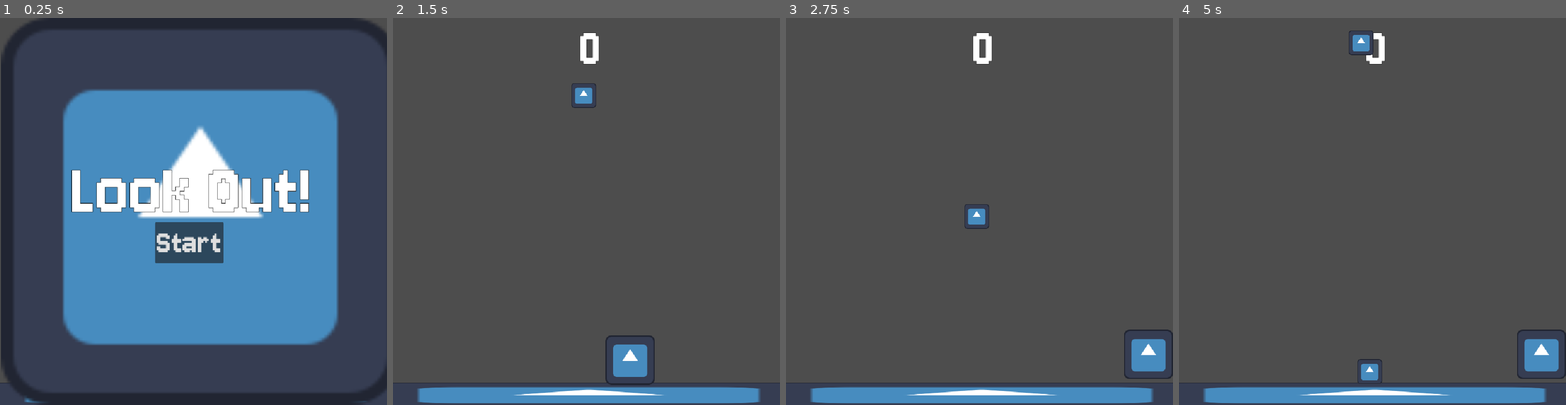
Above: before the commit, frames 1-4 (left to right).
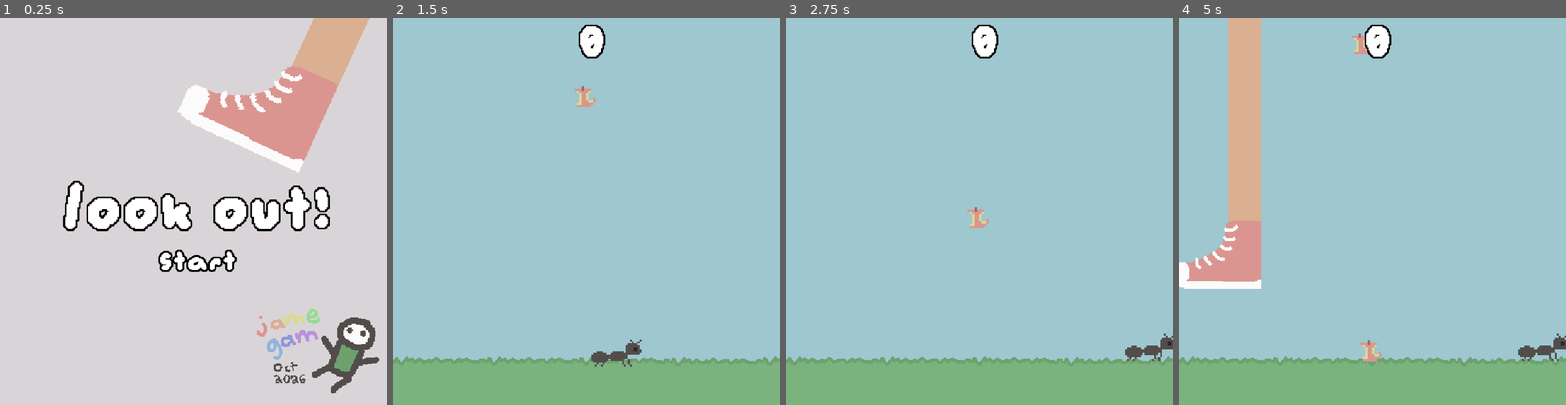
Above: after the commit, the same moments.

Repository: BeeeY/Look-Out
Game: Godot game, scene res://main.tscn
Two runs of this game, one before a commit and one after it. Both use one fixed random seed, a clock stepped at 60 frames per second and the inputs below. The engine's default icon, where the game draws it, is replaced by a stand-in: a white triangle on a blue panel in a dark square.
Inputs (mouse positions are in pixels of both pictures, inside the frame that each line leads up to):
- Up to frame 1 (0.25 s): no input
- Up to frame 2 (1.5 s): click "Start" at 0.5 s; tap Enter at 1.25 s; move the mouse to (671, 192) at 1.27 s; hold D (right) from 1.28 s (still down); tap Alt at 1.35 s; click (671, 192) at 1.42 s
- Up to frame 3 (2.75 s): keep holding D (right); tap Space (jump) at 1.52, 2.27 s; move the mouse to (902, 230) at 2.02 s; tap Shift at 2.1 s
- Up to frame 4 (5 s): move the mouse to (1411, 126) at 2.77 s; release D (right) at 2.78 s; hold A (left) 2.78-3.53 s; tap Alt at 2.85, 4.35 s; move the mouse to (1353, 288) at 3.52 s; hold D (right) from 3.53 s (still down); tap Shift at 3.6 s; click (1353, 288) at 3.67 s; tap Space (jump) at 3.77, 4.52 s; move the mouse to (1488, 269) at 4.27 s

The runs differ from the first frame. In frame 1, 98% of the frame differs, in the area x 0-100%, y 0-100%; in frame 2, 100%; in frame 3, 100%; in frame 4, 100%.

Commit message:
new sprites & music

Diff:
--- a/crumbs.tscn
+++ b/crumbs.tscn
@@ -1,40 +1,34 @@
 [gd_scene format=3 uid="uid://c436bxdwn6rbh"]
 
 [ext_resource type="Script" uid="uid://ddoob5uj82wk2" path="res://crumbs.gd" id="1_8wtoh"]
-[ext_resource type="Texture2D" uid="uid://dpjbn47dx0eq6" path="res://icon.svg" id="1_nb0pw"]
+[ext_resource type="Texture2D" uid="uid://benit2g6413p0" path="res://assets/Half Eaten Fruits2.png" id="2_31r6n"]
+[ext_resource type="Texture2D" uid="uid://uqi575gpgq50" path="res://assets/Half Eaten Fruits3.png" id="3_xk4ai"]
+[ext_resource type="Texture2D" uid="uid://dh7j8ydmbl7re" path="res://assets/Half Eaten Fruits1.png" id="4_ljjlx"]
 
 [sub_resource type="SpriteFrames" id="SpriteFrames_glgfw"]
 animations = [{
 "frames": [{
 "duration": 1.0,
-"texture": ExtResource("1_nb0pw")
+"texture": ExtResource("2_31r6n")
 }],
 "loop": 1,
-"name": &"Food1",
+"name": &"Apple",
 "speed": 5.0
 }, {
 "frames": [{
 "duration": 1.0,
-"texture": ExtResource("1_nb0pw")
+"texture": ExtResource("3_xk4ai")
 }],
 "loop": 1,
-"name": &"Food2",
+"name": &"Banana",
 "speed": 5.0
 }, {
 "frames": [{
 "duration": 1.0,
-"texture": ExtResource("1_nb0pw")
+"texture": ExtResource("4_ljjlx")
 }],
 "loop": 1,
-"name": &"Food3",
-"speed": 5.0
-}, {
-"frames": [{
-"duration": 1.0,
-"texture": ExtResource("1_nb0pw")
-}],
-"loop": 1,
-"name": &"WarningCrumb",
+"name": &"Watermelon",
 "speed": 5.0
 }]
 
@@ -46,9 +40,9 @@
 script = ExtResource("1_8wtoh")
 
 [node name="AnimatedSprite2D" type="AnimatedSprite2D" parent="." unique_id=2089020292]
-scale = Vector2(0.5, 0.5)
+scale = Vector2(6, 6)
 sprite_frames = SubResource("SpriteFrames_glgfw")
-animation = &"Food1"
+animation = &"Apple"
 
 [node name="CollisionShape2D" type="CollisionShape2D" parent="." unique_id=793003060]
 shape = SubResource("RectangleShape2D_glgfw")
--- a/feet.gd
+++ b/feet.gd
@@ -13,18 +13,43 @@
 
 
 func stomp():
+	$AnimatedSprite2D.animation = "Stomp Warning"
+	await get_tree().create_timer(1.0).timeout
+	$AnimatedSprite2D.animation = "Foot"
+
 	var tween =  create_tween()
-	tween.tween_property(self, "position:y", position.y + 1000, 0.5)
+	tween.tween_property(self, "position:y", position.y + 1800, 0.5)
 	tween.tween_interval(0.4)
-	tween.tween_property(self, "position:y", position.y - 1000, 3)
+	tween.tween_property(self, "position:y", position.y - 1800, 3)
 	tween.tween_callback(queue_free)
 
 
-func slide():
-	var tween =  create_tween()
-	tween.tween_property(self, "position:y", position.y + 1000, 0.5)
-	tween.tween_interval(0.4)
-	tween.tween_property(self, "position:x", position.x + 700, 0.5)
-	tween.tween_interval(0.5)
-	tween.tween_property(self, "position:y", position.y - 1000, 3)
-	tween.tween_callback(queue_free)
+func slide(direction):
+
+	if direction == 0:
+		$AnimatedSprite2D.flip_h = false
+		$AnimatedSprite2D.animation = "Slide Warning"
+		await get_tree().create_timer(1.0).timeout
+		$AnimatedSprite2D.animation = "Foot"
+
+		var tween =  create_tween()
+		tween.tween_property(self, "position:y", position.y + 1800, 0.5)
+		tween.tween_interval(0.5)
+		tween.tween_property(self, "position:x", position.x + 850, 0.8)
+		tween.tween_interval(0.4)
+		tween.tween_property(self, "position:y", position.y - 1800, 3)
+		tween.tween_callback(queue_free)
+
+	else:
+		$AnimatedSprite2D.flip_h = true
+		$AnimatedSprite2D.animation = "Slide Warning"
+		await get_tree().create_timer(1.0).timeout
+		$AnimatedSprite2D.animation = "Foot"
+
+		var tween =  create_tween()
+		tween.tween_property(self, "position:y", position.y + 1800, 0.5)
+		tween.tween_interval(0.5)
+		tween.tween_property(self, "position:x", position.x - 850, 0.8)
+		tween.tween_interval(0.4)
+		tween.tween_property(self, "position:y", position.y - 1800, 3)
+		tween.tween_callback(queue_free)
--- a/feet.tscn
+++ b/feet.tscn
@@ -1,20 +1,51 @@
 [gd_scene format=3 uid="uid://dva6uswe6wemq"]
 
 [ext_resource type="Script" uid="uid://cyqexevdh66h2" path="res://feet.gd" id="1_t0unw"]
-[ext_resource type="Texture2D" uid="uid://dpjbn47dx0eq6" path="res://icon.svg" id="2_jf4qj"]
+[ext_resource type="Texture2D" uid="uid://ctyd8afph008l" path="res://assets/Feet but Better4.png" id="2_mm8dw"]
+[ext_resource type="Texture2D" uid="uid://cd4e8lbpb8xfj" path="res://assets/Feet but Better2.png" id="3_vcyu5"]
+[ext_resource type="Texture2D" uid="uid://degp562hunj5h" path="res://assets/Feet but Better1.png" id="4_e4el6"]
+
+[sub_resource type="SpriteFrames" id="SpriteFrames_glgfw"]
+animations = [{
+"frames": [{
+"duration": 1.0,
+"texture": ExtResource("2_mm8dw")
+}],
+"loop": 1,
+"name": &"Foot",
+"speed": 5.0
+}, {
+"frames": [{
+"duration": 1.0,
+"texture": ExtResource("3_vcyu5")
+}],
+"loop": 1,
+"name": &"Slide Warning",
+"speed": 5.0
+}, {
+"frames": [{
+"duration": 1.0,
+"texture": ExtResource("4_e4el6")
+}],
+"loop": 1,
+"name": &"Stomp Warning",
+"speed": 5.0
+}]
 
 [sub_resource type="RectangleShape2D" id="RectangleShape2D_glgfw"]
-size = Vector2(300, 80)
+size = Vector2(70, 20)
 
 [node name="Feet" type="CharacterBody2D" unique_id=1437284832]
-position = Vector2(159, -41)
 collision_layer = 2
 script = ExtResource("1_t0unw")
 metadata/_edit_group_ = true
 
-[node name="Sprite2D" type="Sprite2D" parent="." unique_id=1869574075]
-scale = Vector2(2.5, 0.75)
-texture = ExtResource("2_jf4qj")
+[node name="AnimatedSprite2D" type="AnimatedSprite2D" parent="." unique_id=313532384]
+position = Vector2(0, 30)
+scale = Vector2(3, 3)
+sprite_frames = SubResource("SpriteFrames_glgfw")
+animation = &"Slide Warning"
 
 [node name="CollisionShape2D" type="CollisionShape2D" parent="." unique_id=1443559315]
+scale = Vector2(3, 3)
 shape = SubResource("RectangleShape2D_glgfw")
--- a/hud.gd
+++ b/hud.gd
@@ -1,4 +1,4 @@
-extends Node2D
+extends CanvasLayer
 
 signal start_game
 
@@ -26,6 +26,7 @@
 	$GameOver.show()
 	$GameOverScore.text = "Crumbs : " + str(Score)
 	$GameOverScore.show()
+	$TitleBackground.show()
 	Score = 0
 	$Start.text = "Try Again?"
 	$Start.show()
--- a/hud.tscn
+++ b/hud.tscn
@@ -2,15 +2,85 @@
 
 [ext_resource type="Script" uid="uid://dexmovf06yks6" path="res://hud.gd" id="1_64ctp"]
 [ext_resource type="Theme" uid="uid://cb0eanfay5lgv" path="res://new_theme.tres" id="2_8sq4i"]
-[ext_resource type="Texture2D" uid="uid://dpjbn47dx0eq6" path="res://icon.svg" id="2_640wx"]
+[ext_resource type="Texture2D" uid="uid://mx7j07mydmyx" path="res://assets/Look Out Backgrounds1.png" id="2_640wx"]
 
-[node name="Hud" type="Node2D" unique_id=996519723]
+[sub_resource type="StyleBoxFlat" id="StyleBoxFlat_a2258"]
+content_margin_left = 4.0
+content_margin_top = 4.0
+content_margin_right = 4.0
+content_margin_bottom = 4.0
+bg_color = Color(1, 1, 1, 0)
+corner_radius_top_left = 3
+corner_radius_top_right = 3
+corner_radius_bottom_right = 3
+corner_radius_bottom_left = 3
+corner_detail = 5
+
+[sub_resource type="StyleBoxFlat" id="StyleBoxFlat_640wx"]
+content_margin_left = 4.0
+content_margin_top = 4.0
+content_margin_right = 4.0
+content_margin_bottom = 4.0
+bg_color = Color(0, 0, 0, 0.6)
+corner_radius_top_left = 3
+corner_radius_top_right = 3
+corner_radius_bottom_right = 3
+corner_radius_bottom_left = 3
+corner_detail = 5
+
+[sub_resource type="StyleBoxFlat" id="StyleBoxFlat_8sq4i"]
+content_margin_left = 4.0
+content_margin_top = 4.0
+content_margin_right = 4.0
+content_margin_bottom = 4.0
+bg_color = Color(0.22352941, 0.22352941, 0.22352941, 0)
+corner_radius_top_left = 3
+corner_radius_top_right = 3
+corner_radius_bottom_right = 3
+corner_radius_bottom_left = 3
+corner_detail = 5
+
+[sub_resource type="StyleBoxFlat" id="StyleBoxFlat_1xsix"]
+content_margin_left = 4.0
+content_margin_top = 4.0
+content_margin_right = 4.0
+content_margin_bottom = 4.0
+bg_color = Color(0.101960786, 0.101960786, 0.101960786, 0)
+corner_radius_top_left = 3
+corner_radius_top_right = 3
+corner_radius_bottom_right = 3
+corner_radius_bottom_left = 3
+corner_detail = 5
+
+[sub_resource type="StyleBoxFlat" id="StyleBoxFlat_rftc2"]
+content_margin_left = 4.0
+content_margin_top = 4.0
+content_margin_right = 4.0
+content_margin_bottom = 4.0
+bg_color = Color(1, 1, 1, 0.75)
+draw_center = false
+border_width_left = 2
+border_width_top = 2
+border_width_right = 2
+border_width_bottom = 2
+corner_radius_top_left = 3
+corner_radius_top_right = 3
+corner_radius_bottom_right = 3
+corner_radius_bottom_left = 3
+corner_detail = 5
+expand_margin_left = 2.0
+expand_margin_top = 2.0
+expand_margin_right = 2.0
+expand_margin_bottom = 2.0
+
+[node name="Hud" type="CanvasLayer" unique_id=1639212012]
 script = ExtResource("1_64ctp")
 
 [node name="TitleBackground" type="Sprite2D" parent="." unique_id=1617295312]
-position = Vector2(518, 499.49994)
-scale = Vector2(8.046875, 7.8203115)
+position = Vector2(500, 500)
+scale = Vector2(2, 2)
 texture = ExtResource("2_640wx")
+metadata/_edit_lock_ = true
 
 [node name="Score" type="Label" parent="." unique_id=1316239618]
 offset_left = 484.0
@@ -22,40 +92,45 @@
 horizontal_alignment = 1
 
 [node name="Title" type="Label" parent="." unique_id=299679980]
-offset_left = 186.0
-offset_top = 340.0
-offset_right = 786.0
-offset_bottom = 448.0
+offset_left = 168.0
+offset_top = 410.0
+offset_right = 864.0
+offset_bottom = 602.0
 theme = ExtResource("2_8sq4i")
 theme_override_font_sizes/font_size = 200
 text = "Look Out!"
 horizontal_alignment = 1
 
 [node name="GameOver" type="Label" parent="." unique_id=1057745601]
-offset_left = 237.0
-offset_top = 325.0
-offset_right = 727.0
-offset_bottom = 487.0
+offset_left = 231.0
+offset_top = 406.0
+offset_right = 795.0
+offset_bottom = 568.0
 theme = ExtResource("2_8sq4i")
 text = "Squished!"
 horizontal_alignment = 1
 
 [node name="GameOverScore" type="Label" parent="." unique_id=628951405]
-offset_left = 296.0
-offset_top = 456.0
-offset_right = 656.0
-offset_bottom = 564.0
+offset_left = 249.0
+offset_top = 523.0
+offset_right = 769.0
+offset_bottom = 631.0
 theme = ExtResource("2_8sq4i")
 theme_override_font_sizes/font_size = 70
 text = "Crumbs : 0"
 horizontal_alignment = 1
 
 [node name="Start" type="Button" parent="." unique_id=557114002]
-offset_left = 401.0
-offset_top = 528.0
-offset_right = 578.0
-offset_bottom = 634.0
+offset_left = 187.0
+offset_top = 553.0
+offset_right = 842.0
+offset_bottom = 714.0
 theme = ExtResource("2_8sq4i")
+theme_override_styles/normal = SubResource("StyleBoxFlat_a2258")
+theme_override_styles/pressed = SubResource("StyleBoxFlat_640wx")
+theme_override_styles/hover = SubResource("StyleBoxFlat_8sq4i")
+theme_override_styles/disabled = SubResource("StyleBoxFlat_1xsix")
+theme_override_styles/focus = SubResource("StyleBoxFlat_rftc2")
 text = "Start"
 
 [connection signal="pressed" from="Start" to="." method="_on_start_pressed"]
--- a/main.gd
+++ b/main.gd
@@ -3,6 +3,7 @@
 signal game_over
 
 var score = 0
+var slide
 
 const CrumbScene = preload("res://crumbs.tscn")
 const FootScene = preload("res://feet.tscn")
@@ -26,6 +27,13 @@
 	$FootTimer.start()
 
 
+func _on_player_game_over() -> void:
+	$CrumbTimer.stop()
+	$FootTimer.stop()
+	get_tree().call_group("Feet", "queue_free")
+	get_tree().call_group("Crumbs", "queue_free")
+
+
 func _on_player_point() -> void:
 	score += 1
 	$Hud.update_score(score)
@@ -45,16 +53,23 @@
 	var foot = FootScene.instantiate()
 
 	if stompslide == 0:
-		foot.position = Vector2(randf_range(100,900), -40)
-	elif stompslide == 1:
-		foot.position = Vector2(randf_range(100,900), -40)
+		foot.position = Vector2(randf_range(100,900), -950)
+	else:
+		slide = randi_range(0,1)
+		if slide == 0:
+			foot.position = Vector2(100, -950)
+		else:
+			foot.position = Vector2(900, -950)
 
 	add_child(foot)
 
 	if stompslide == 0:
 		foot.stomp()
-	elif stompslide == 1:
-		foot.slide()
+	else:
+		if slide == 0:
+			foot.slide(0)
+		else:
+			foot.slide(1)
 
 	if $FootTimer.wait_time > 1.50:
 		$FootTimer.wait_time -= 0.05
--- a/main.tscn
+++ b/main.tscn
@@ -1,37 +1,34 @@
 [gd_scene format=3 uid="uid://bvs1qkiylwyoj"]
 
-[ext_resource type="Texture2D" uid="uid://dpjbn47dx0eq6" path="res://icon.svg" id="1_0xm2m"]
 [ext_resource type="Script" uid="uid://b74l5rwj1i5x1" path="res://main.gd" id="1_lquwl"]
 [ext_resource type="PackedScene" uid="uid://c3igb6pinlek" path="res://player.tscn" id="2_h2yge"]
+[ext_resource type="Texture2D" uid="uid://ccuvvh24oelp4" path="res://assets/Look Out Backgrounds2.png" id="2_lquwl"]
 [ext_resource type="PackedScene" uid="uid://bpq4qpu0covoa" path="res://hud.tscn" id="4_1bvp3"]
 [ext_resource type="PackedScene" uid="uid://c436bxdwn6rbh" path="res://crumbs.tscn" id="6_7mycd"]
+[ext_resource type="AudioStream" uid="uid://cwjnmaqkutoln" path="res://assets/Jame Game Oct_[cut_4sec].wav" id="6_272bh"]
 
 [sub_resource type="RectangleShape2D" id="RectangleShape2D_glgfw"]
-size = Vector2(1300, 50)
+size = Vector2(1000, 100)
 
 [node name="Main" type="Node2D" unique_id=439673633]
 script = ExtResource("1_lquwl")
 
 [node name="Background" type="Sprite2D" parent="." unique_id=1657254452]
+position = Vector2(500, 500)
+scale = Vector2(2, 2)
+texture = ExtResource("2_lquwl")
 
-[node name="Floor" type="StaticBody2D" parent="." unique_id=1439968481]
-position = Vector2(506, 974)
+[node name="Floor" type="StaticBody2D" parent="." unique_id=254469722]
+position = Vector2(502, 907)
 collision_layer = 3
 metadata/_edit_group_ = true
 
-[node name="Sprite2D" type="Sprite2D" parent="Floor" unique_id=1509050408]
-scale = Vector2(10, 0.5)
-texture = ExtResource("1_0xm2m")
-
 [node name="CollisionShape2D" type="CollisionShape2D" parent="Floor" unique_id=298150895]
+position = Vector2(0, 35.5)
 shape = SubResource("RectangleShape2D_glgfw")
 
 [node name="Start" type="Marker2D" parent="." unique_id=1073154007]
-position = Vector2(533, 866)
-
-[node name="Player" parent="." unique_id=1815601165 groups=["player"] instance=ExtResource("2_h2yge")]
-position = Vector2(585, 403)
-metadata/_edit_group_ = true
+position = Vector2(492, 815)
 
 [node name="Crumbs" parent="." unique_id=637824028 instance=ExtResource("6_7mycd")]
 position = Vector2(493, -33)
@@ -39,14 +36,23 @@
 [node name="Hud" parent="." unique_id=996519723 instance=ExtResource("4_1bvp3")]
 metadata/_edit_group_ = true
 
+[node name="Player" parent="." unique_id=1815601165 groups=["player"] instance=ExtResource("2_h2yge")]
+position = Vector2(524, 414)
+metadata/_edit_group_ = true
+
 [node name="CrumbTimer" type="Timer" parent="." unique_id=594028846]
 wait_time = 4.0
 
 [node name="FootTimer" type="Timer" parent="." unique_id=848030559]
-wait_time = 5.0
+wait_time = 3.0
 
+[node name="AudioStreamPlayer" type="AudioStreamPlayer" parent="." unique_id=1129634877]
+stream = ExtResource("6_272bh")
+autoplay = true
+
+[connection signal="start_game" from="Hud" to="." method="_on_hud_start_game"]
+[connection signal="game_over" from="Player" to="." method="_on_player_game_over"]
 [connection signal="game_over" from="Player" to="Hud" method="_on_player_game_over"]
 [connection signal="point" from="Player" to="." method="_on_player_point"]
-[connection signal="start_game" from="Hud" to="." method="_on_hud_start_game"]
 [connection signal="timeout" from="CrumbTimer" to="." method="_on_crumb_timer_timeout"]
 [connection signal="timeout" from="FootTimer" to="." method="_on_foot_timer_timeout"]
--- a/new_theme.tres
+++ b/new_theme.tres
@@ -1,10 +1,12 @@
 [gd_resource type="Theme" format=3 uid="uid://cb0eanfay5lgv"]
 
-[ext_resource type="FontFile" uid="uid://hp0i8g4flv30" path="res://assets/Jersey10-Regular.ttf" id="1_amlv4"]
+[ext_resource type="FontFile" uid="uid://deck3sve6wr7y" path="res://assets/augiepixel.ttf" id="1_amlv4"]
 
 [resource]
+Button/colors/font_color = Color(1, 1, 1, 1)
+Button/constants/outline_size = 20
 Button/font_sizes/font_size = 90
 Button/fonts/font = ExtResource("1_amlv4")
-Label/constants/outline_size = 5
+Label/constants/outline_size = 20
 Label/font_sizes/font_size = 150
 Label/fonts/font = ExtResource("1_amlv4")
--- a/player.gd
+++ b/player.gd
@@ -24,6 +24,15 @@
 	else:
 		velocity.x = move_toward(velocity.x, 0, SPEED)
 
+	if direction > 0:
+		$AnimatedSprite2D.flip_h = true
+	else:
+		$AnimatedSprite2D.flip_h = false
+
+	if velocity.x != 0:
+		$AnimatedSprite2D.play()
+	else:
+		$AnimatedSprite2D.stop()
 	position.x = clamp(position.x, 70, 930)
 
 	move_and_slide()
--- a/player.tscn
+++ b/player.tscn
@@ -1,39 +1,48 @@
 [gd_scene format=3 uid="uid://c3igb6pinlek"]
 
-[ext_resource type="Texture2D" uid="uid://dpjbn47dx0eq6" path="res://icon.svg" id="1_4flbx"]
 [ext_resource type="Script" uid="uid://bv2trhjj6oeuo" path="res://player.gd" id="1_onrkg"]
+[ext_resource type="Texture2D" uid="uid://dan482s83uqdx" path="res://assets/Ant1.png" id="2_i3pqv"]
+[ext_resource type="Texture2D" uid="uid://bv2f3uw8x23ig" path="res://assets/Ant2.png" id="3_hqtel"]
 
 [sub_resource type="SpriteFrames" id="SpriteFrames_glgfw"]
 animations = [{
 "frames": [{
 "duration": 1.0,
-"texture": ExtResource("1_4flbx")
+"texture": ExtResource("2_i3pqv")
+}, {
+"duration": 1.0,
+"texture": ExtResource("3_hqtel")
 }],
 "loop": 1,
 "name": &"default",
 "speed": 5.0
 }]
 
-[sub_resource type="RectangleShape2D" id="RectangleShape2D_ufewp"]
-size = Vector2(120, 130)
+[sub_resource type="CapsuleShape2D" id="CapsuleShape2D_glgfw"]
+radius = 29.0
+height = 132.0
 
-[sub_resource type="RectangleShape2D" id="RectangleShape2D_glgfw"]
-size = Vector2(140, 140)
+[sub_resource type="CapsuleShape2D" id="CapsuleShape2D_ufewp"]
+radius = 34.0
+height = 146.0
 
 [node name="Ant" type="CharacterBody2D" unique_id=1815601165]
 script = ExtResource("1_onrkg")
 
 [node name="AnimatedSprite2D" type="AnimatedSprite2D" parent="." unique_id=1820169917]
+scale = Vector2(5, 5)
 sprite_frames = SubResource("SpriteFrames_glgfw")
 
 [node name="CollisionShape2D" type="CollisionShape2D" parent="." unique_id=323774554]
-shape = SubResource("RectangleShape2D_ufewp")
+rotation = 1.5707964
+shape = SubResource("CapsuleShape2D_glgfw")
 
 [node name="Area2D" type="Area2D" parent="." unique_id=134686798]
 collision_layer = 0
 collision_mask = 2
 
 [node name="CollisionShape2D" type="CollisionShape2D" parent="Area2D" unique_id=1967920318]
-shape = SubResource("RectangleShape2D_glgfw")
+rotation = 1.5707964
+shape = SubResource("CapsuleShape2D_ufewp")
 
 [connection signal="body_entered" from="Area2D" to="." method="_on_area_2d_body_entered"]
--- a/project.godot
+++ b/project.godot
@@ -50,5 +50,6 @@
 
 [rendering]
 
+textures/canvas_textures/default_texture_filter=0
 rendering_device/driver.windows="d3d12"
 renderer/rendering_method="mobile"
Not shown, added: assets/Ant1.png.import
Not shown, added: assets/Ant2.png.import
Binary file added: assets/Feet but Better1.png
Not shown, added: assets/Feet but Better1.png.import
Binary file added: assets/Feet but Better2.png
Not shown, added: assets/Feet but Better2.png.import
Binary file added: assets/Feet but Better3.png
Not shown, added: assets/Feet but Better3.png.import
Binary file added: assets/Feet but Better4.png
Not shown, added: assets/Feet but Better4.png.import
Not shown, added: assets/Foot1.png.import
Not shown, added: assets/Foot2.png.import
(and 14 more such lines)
